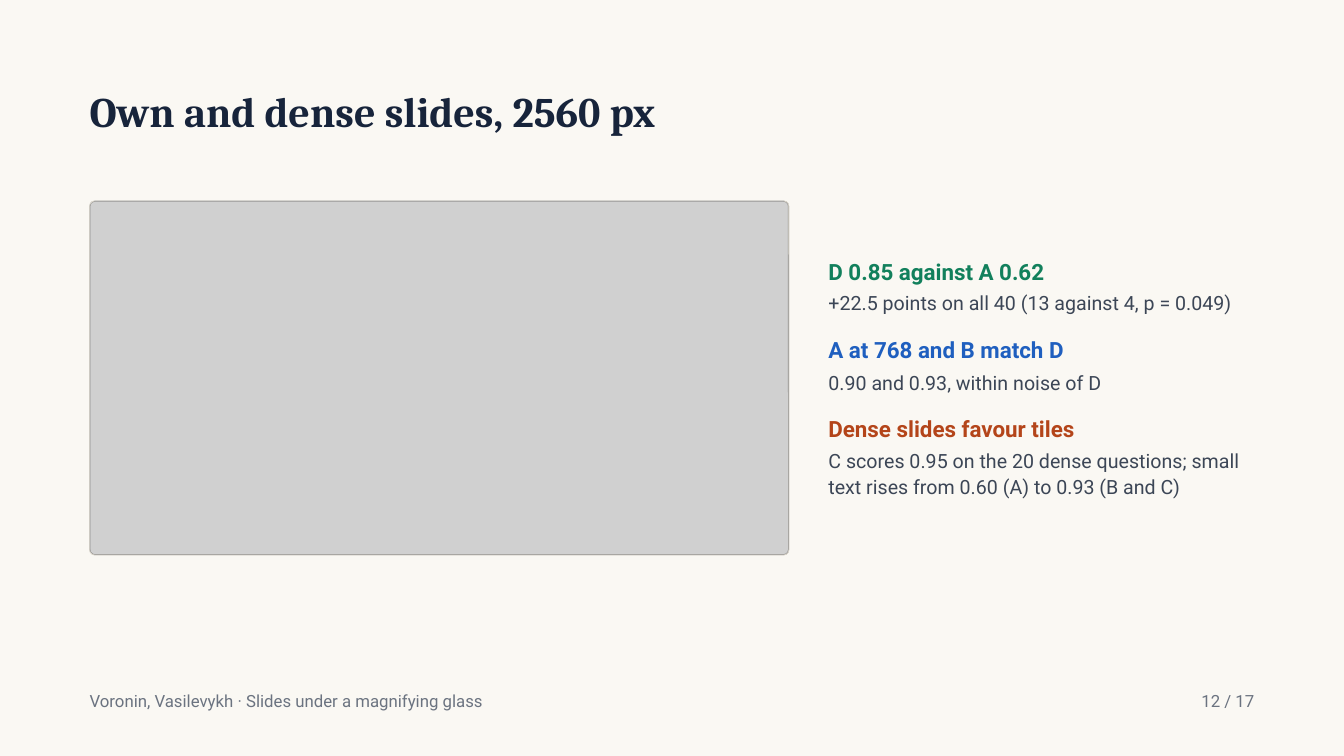
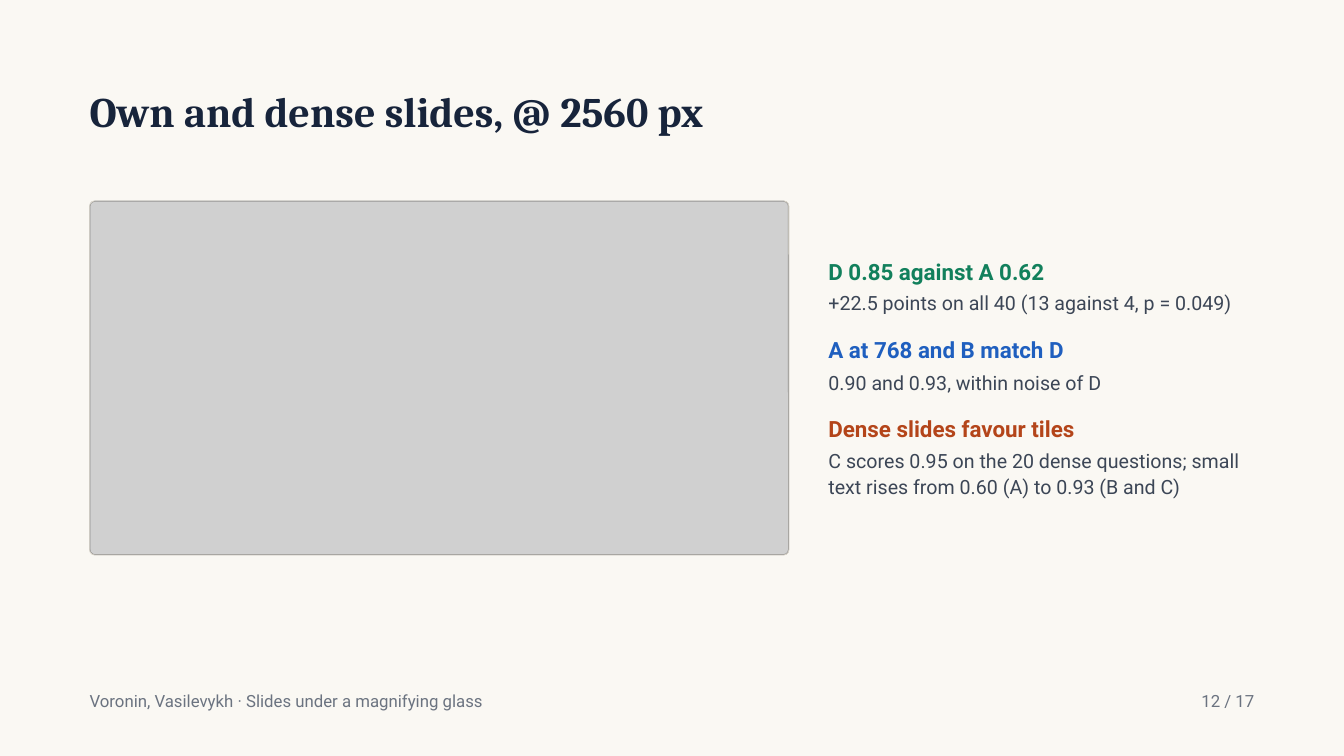
Before and after one commit to Ladik-v/vlm-slides-under-magnifier, a slide deck: slide 12 of docs/Slides_under_a_magnifying_glass.pptx. Drawn at 1344x756 pixels with LibreOffice and Linux fonts; fonts in the diff are those of the drawing; grey boxes stand for pictures. Boxes give left, top, right and bottom in pixels: in the first picture for what was removed or moved away, otherwise in the second. Text is boxed around its words. In the diff, an @@ line names an element or a change of style, - is before the commit and + after.

```diff
--- a/docs/Slides_under_a_magnifying_glass.pptx
+++ b/docs/Slides_under_a_magnifying_glass.pptx
@@ title at (x1=90, y1=98, x2=703, y2=136): text changed @@
-Own and dense slides, 2560 px
+Own and dense slides, @ 2560 px
```
Also in this commit, not shown: 6 other slides changed, 8 other files.
